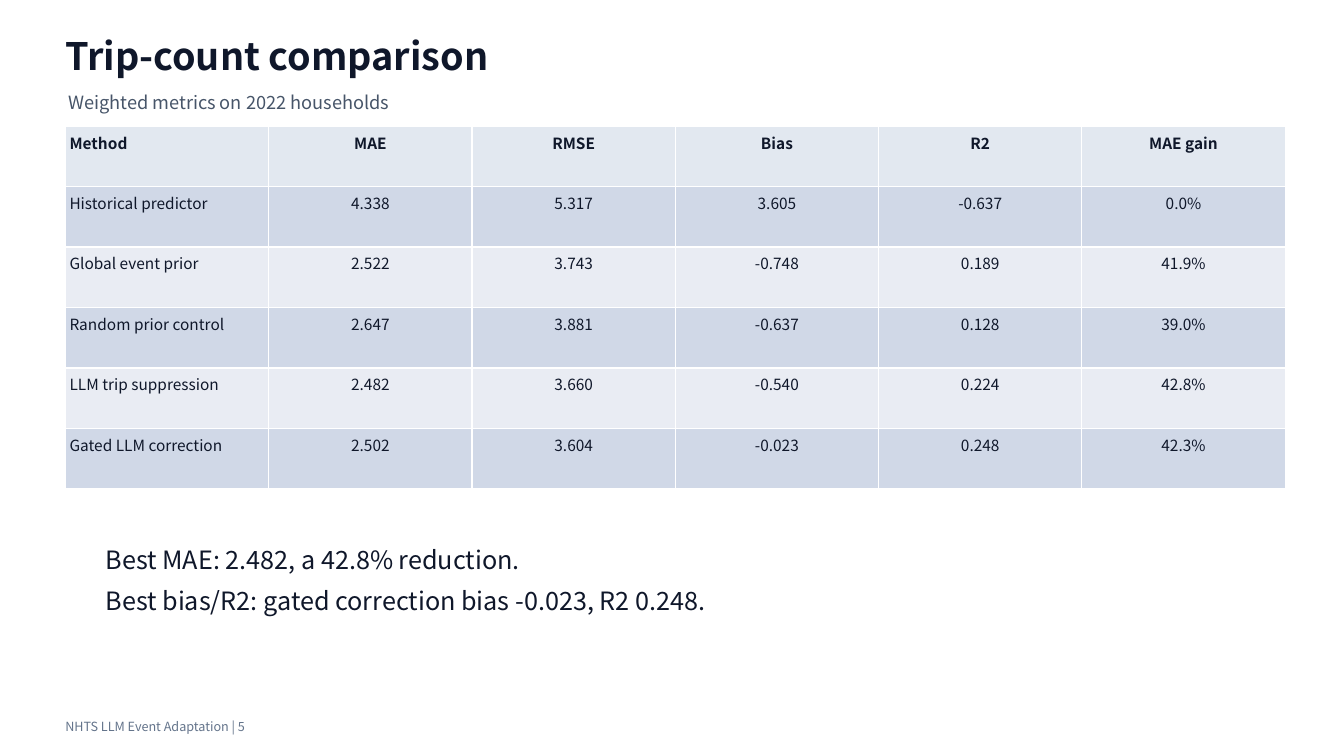
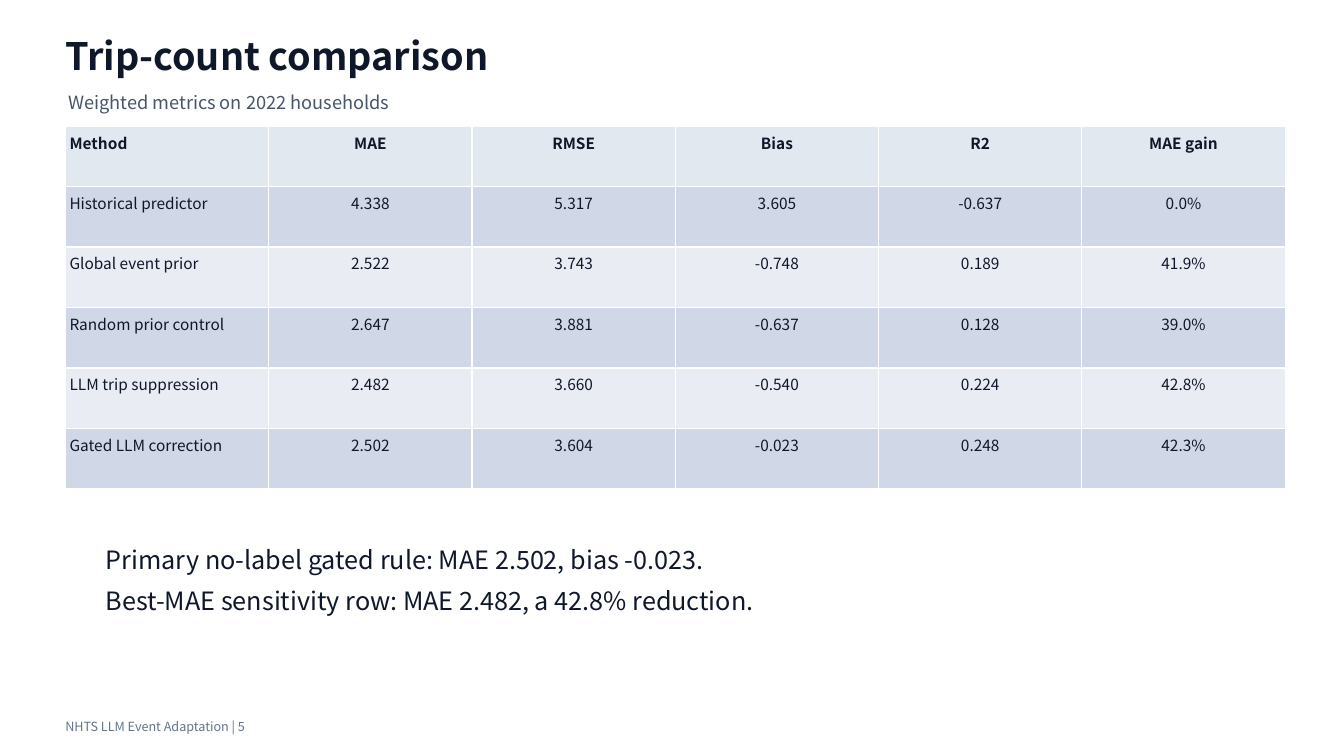
Before and after one commit to Lrving-code/NHTS-Travel-Prediction, a slide deck: slide 5 of outputs/final_project/NHTS_LLM_Event_Adaptation_Optimized_Presentation.pptx. Drawn at 1344x756 pixels with LibreOffice and Linux fonts; fonts in the diff are those of the drawing. Boxes give left, top, right and bottom in pixels: in the first picture for what was removed or moved away, otherwise in the second. Text is boxed around its words. In the diff, an @@ line names an element or a change of style, - is before the commit and + after.

Commit message:
feat(repro): add final no-label artifacts

```diff
--- a/outputs/final_project/NHTS_LLM_Event_Adaptation_Optimized_Presentation.pptx
+++ b/outputs/final_project/NHTS_LLM_Event_Adaptation_Optimized_Presentation.pptx
@@ text at (106, 549, 754, 616): text changed @@
-Best MAE: 2.482, a 42.8% reduction.
-Best bias/R2: gated correction bias -0.023, R2 0.248.
+Primary no-label gated rule: MAE 2.502, bias -0.023.
+Best-MAE sensitivity row: MAE 2.482, a 42.8% reduction.
```
Also in this commit, not shown: 4 other slides changed, 16 other files.
